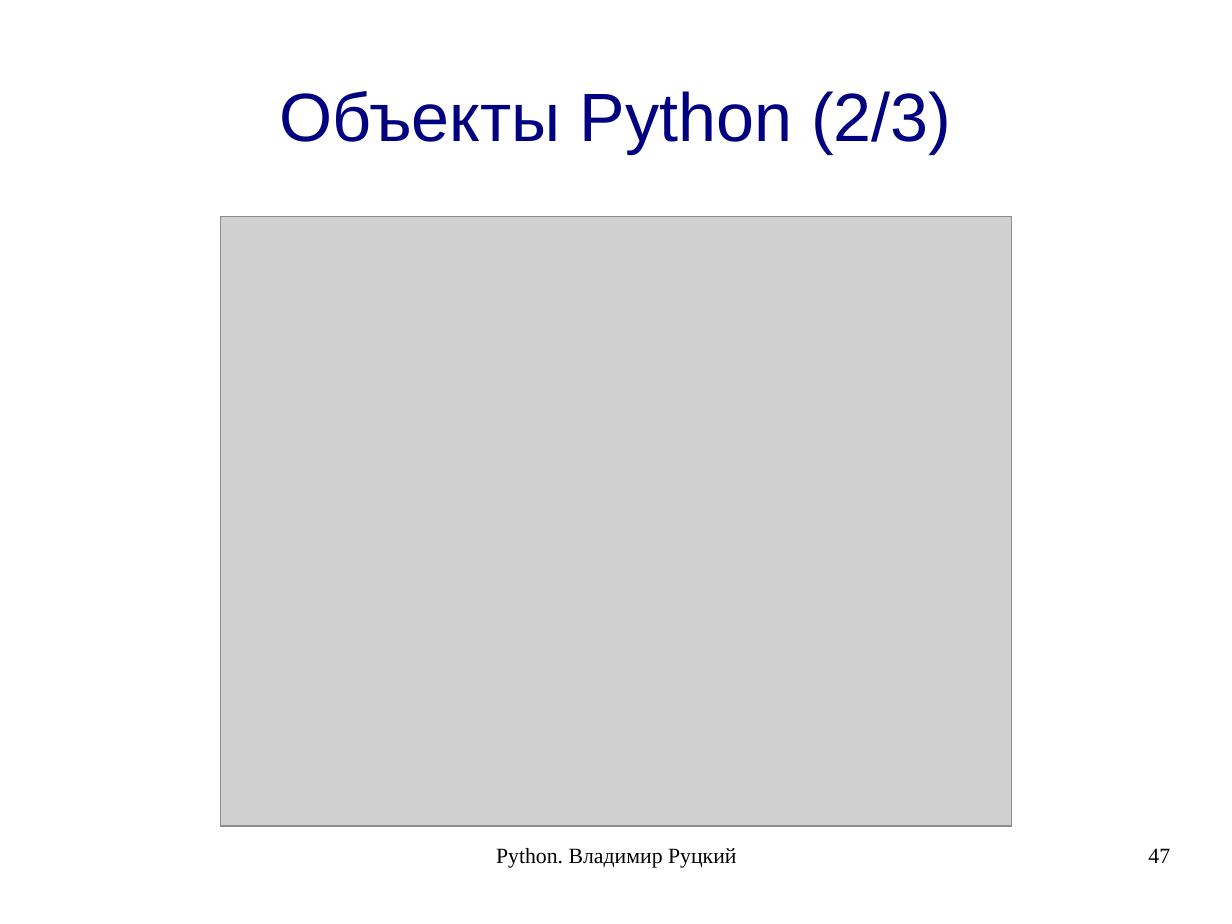
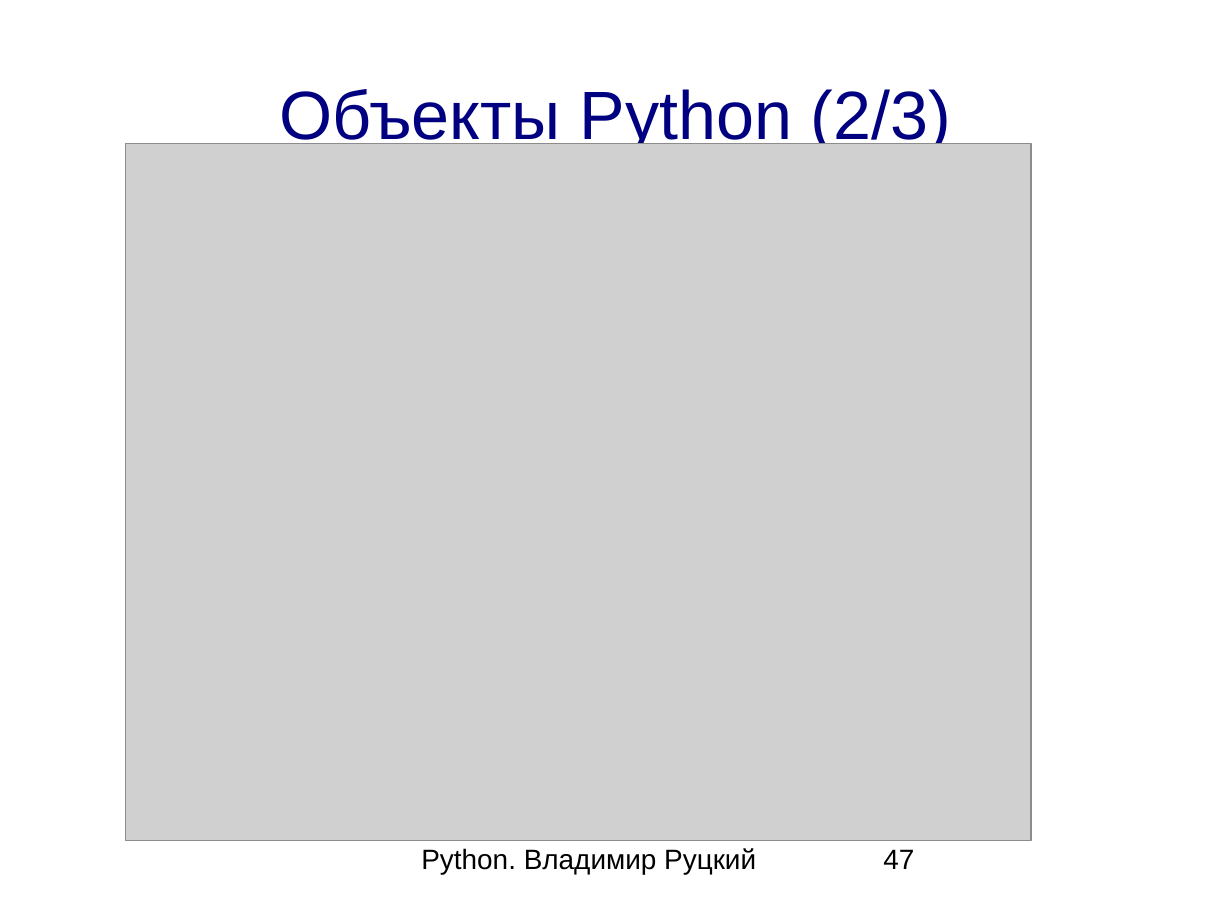
Before and after one commit to rutsky/python-course, a slide deck: slide 47 of 00_introduction.odp. Drawn at 1232x924 pixels with LibreOffice and Linux fonts; fonts in the diff are those of the drawing; grey boxes stand for pictures. Boxes give left, top, right and bottom in pixels: in the first picture for what was removed or moved away, otherwise in the second. Text is boxed around its words. In the diff, an @@ line names an element or a change of style, - is before the commit and + after.

Commit message:
Resize some of slides

```diff
--- a/00_introduction.odp
+++ b/00_introduction.odp
@@ title "Объекты Python (2/3)" at [279,89,951,151]: line spacing 1 to 0.93 @@
@@ picture: place and size @@
-picture at [220,216,1012,826]
+picture at [125,143,1031,841]
@@ text "Python. Владимир Руцкий" at [421,848,756,874]: size 14 to 18 pt, font Times New Roman to Arial; alignment centre to left; line spacing 1 to 0.93 @@
@@ page number at [883,849,914,869]: size 14 to 18 pt, font Times New Roman to Arial; alignment right to left; line spacing 1 to 0.93 @@
```
Also in this commit, not shown: 47 other slides changed.
